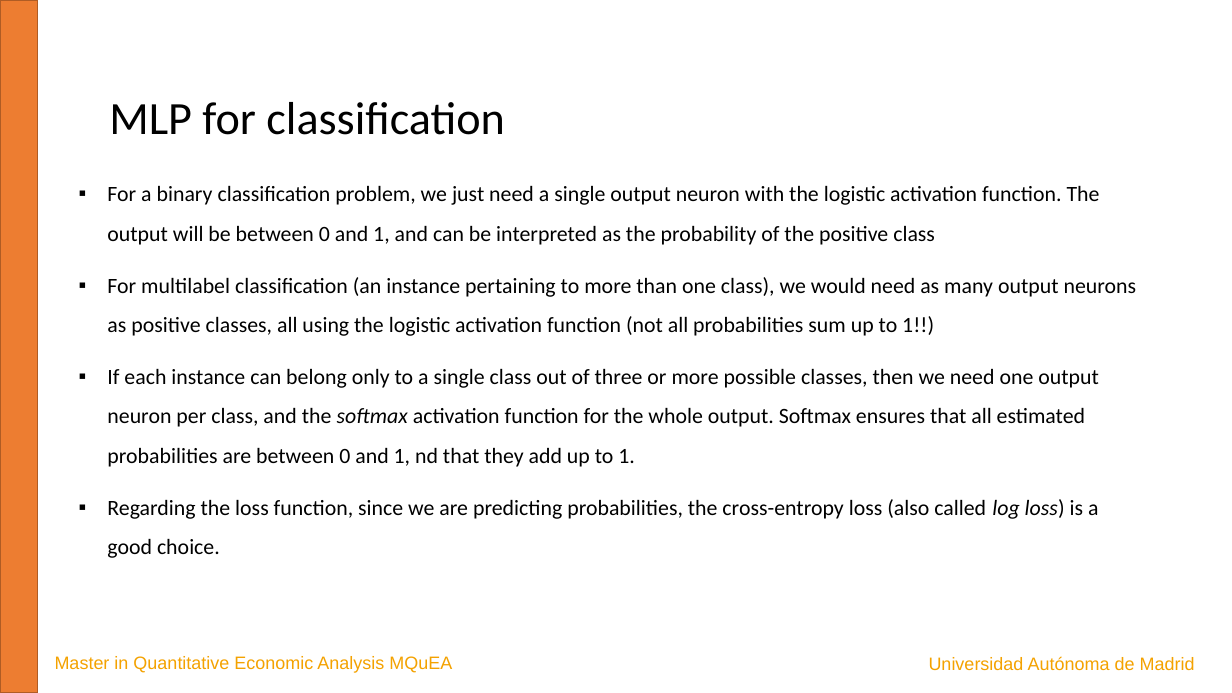
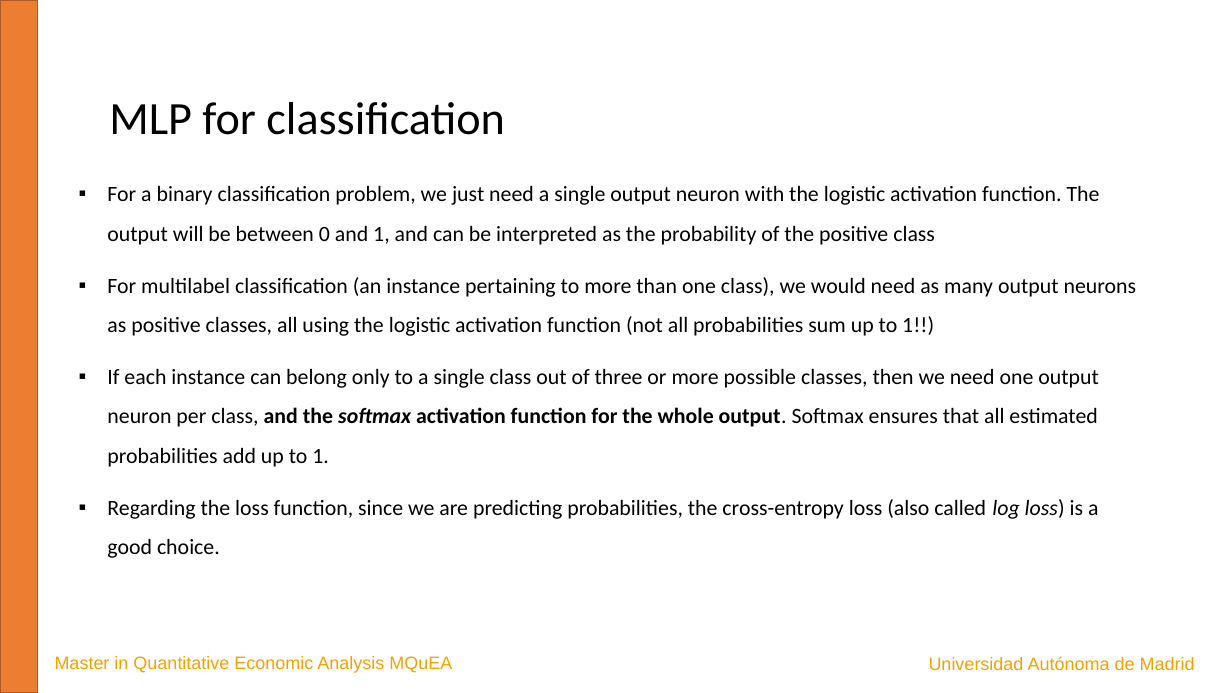
Before and after one commit to JavierBas/IMLEF-MQuEA, a slide deck: slide 12 of Course content/Slides/Topic 6 - Artificial Neural Networks.pptx. Drawn at 1232x693 pixels with LibreOffice and Linux fonts; fonts in the diff are those of the drawing. Boxes give left, top, right and bottom in pixels: in the first picture for what was removed or moved away, otherwise in the second. Text is boxed around its words. In the diff, an @@ line names an element or a change of style, - is before the commit and + after.

```diff
--- a/Course content/Slides/Topic 6 - Artificial Neural Networks.pptx
+++ b/Course content/Slides/Topic 6 - Artificial Neural Networks.pptx
@@ text at (x1=107, y1=369, x2=1099, y2=467): text changed @@
-▪ If each instance can belong only to a single class out of three or more possible classes, then we need one output neuron per class, and the softmax activation function for the whole output. Softmax ensures that all estimated probabilities are between 0 and 1, nd that they add up to 1.
+▪ If each instance can belong only to a single class out of three or more possible classes, then we need one output neuron per class, and the softmax activation function for the whole output. Softmax ensures that all estimated probabilities add up to 1.
```
Also in this commit, not shown: 7 other slides changed, 1 other file.
